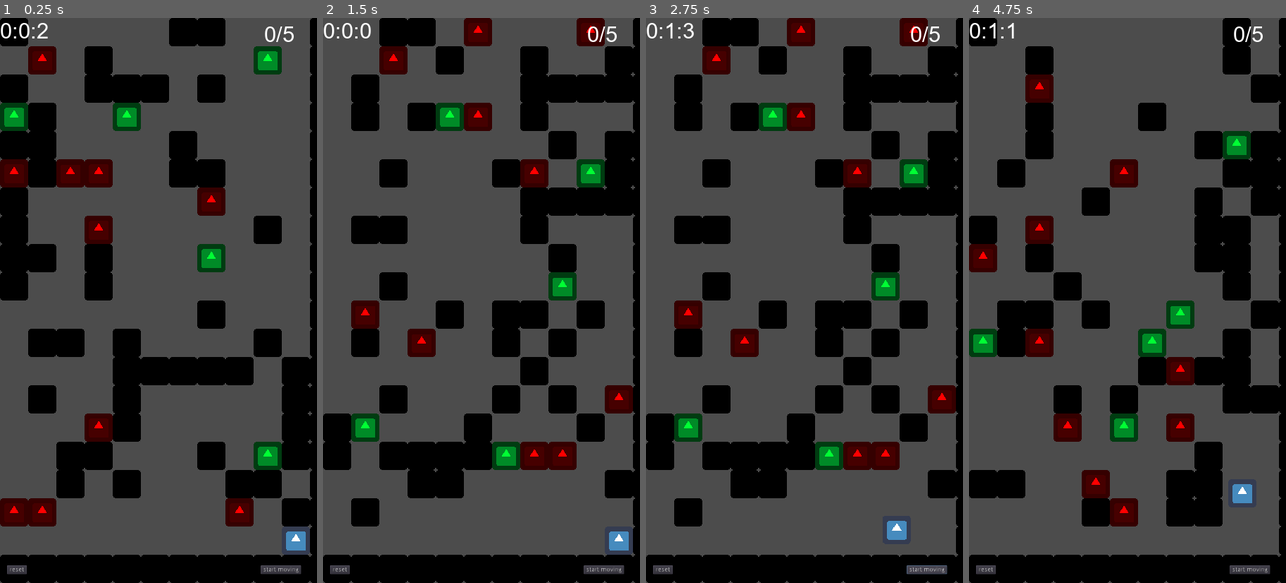
Above: before the commit, frames 1-4 (left to right).
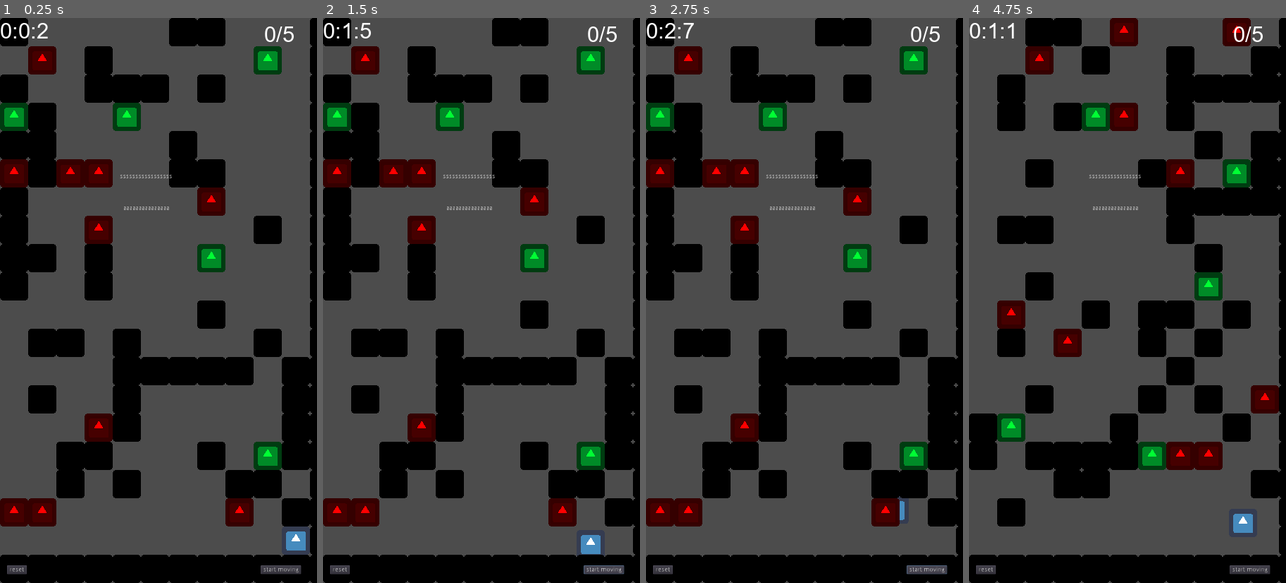
Above: after the commit, the same moments.

Repository: salimHarthi/mobile_game
Game: Godot game, scene res://map/Map.tscn
Two runs of this game, one before a commit and one after it. Both use one fixed random seed, a clock stepped at 60 frames per second and the inputs below. The engine's default icon, where the game draws it, is replaced by a stand-in: a white triangle on a blue panel in a dark square.
Inputs (mouse positions are in pixels of both pictures, inside the frame that each line leads up to):
- Up to frame 1 (0.25 s): no input
- Up to frame 2 (1.5 s): click "start moving" at 0.5 s; click "start moving" at 1.25 s
- Up to frame 3 (2.75 s): click "start moving" at 2 s
- Up to frame 4 (4.75 s): click "reset" at 2.75 s; click "reset" at 3.5 s; move the mouse to (1022, 34) at 4.27 s; click (1022, 34) at 4.42 s

The runs differ from the first frame. In frame 1, 0.1% of the frame differs, in the area x 37-55%, y 27-34%; in frame 2, 46%, in the area x 0-98%, y 0-99%; in frame 3, 46%; in frame 4, 42%.

Commit message:
adding a score bored

Diff:
--- a/map/Map.gd
+++ b/map/Map.gd
@@ -5,8 +5,6 @@
 export(float,0,1) var prob_of_getting_tile = 0.06
 onready var good = preload("res://tiles/good.tscn")
 onready var denger_blocs = preload("res://tiles/denger_blocs.tscn")
-onready var timerText = preload("res://map/timerText.tscn")
-onready var score_bord = preload("res://assets/score.tscn")
 export(int) var max_number_of_good = 5
 export(int) var max_number_of_denger = 10
 var _points_collected = 0
@@ -110,6 +108,7 @@
 
 				var b = denger_blocs.instance()
 				b.global_position = (walker*CellSize)+(CellSize/2)
+				b.connect('_on_end_game', $scoreBord, '_show_game_end')
 				add_child(b)
 				borders.set_cellv(b.global_position, -1)
 				count+=1
--- a/map/Map.tscn
+++ b/map/Map.tscn
@@ -10,6 +10,7 @@
 [ext_resource path="res://assets/arial.ttf" type="DynamicFontData" id=8]
 [ext_resource path="res://assets/score.gd" type="Script" id=9]
 [ext_resource path="res://map/timerText.tscn" type="PackedScene" id=10]
+[ext_resource path="res://map/scoreBord.tscn" type="PackedScene" id=11]
 
 [sub_resource type="DynamicFont" id=2]
 size = 50
@@ -60,6 +61,12 @@
 margin_bottom = 72.0
 custom_fonts/normal_font = SubResource( 1 )
 
+[node name="scoreBord" parent="." instance=ExtResource( 11 )]
+margin_left = 120.0
+margin_top = 288.0
+margin_right = 632.0
+margin_bottom = 672.0
+
 [connection signal="mypath_created" from="lineDrawer" to="player" method="_on_lineDrawer_mypath_created"]
 [connection signal="pressed" from="move" to="player" method="_on_move_pressed"]
 [connection signal="pressed" from="move" to="lineDrawer" method="_on_move_pressed"]
--- /dev/null
+++ b/map/scoreBord.gd
@@ -0,0 +1,19 @@
+extends Control
+
+onready var denger_blocs = preload("res://tiles/denger_blocs.tscn")
+# Declare member variables here. Examples:
+# var a = 2
+# var b = "text"
+
+
+
+func _ready():
+	pass # Replace with function body.
+
+
+func _show_game_end():
+	print("game end")
+
+# Called every frame. 'delta' is the elapsed time since the previous frame.
+#func _process(delta):
+#	pass
--- /dev/null
+++ b/map/scoreBord.tscn
@@ -0,0 +1,22 @@
+[gd_scene load_steps=2 format=2]
+
+[ext_resource path="res://map/scoreBord.gd" type="Script" id=1]
+
+[node name="scoreBord" type="Control"]
+margin_right = 512.0
+margin_bottom = 384.0
+script = ExtResource( 1 )
+
+[node name="Label" type="Label" parent="."]
+margin_left = 152.0
+margin_top = 64.0
+margin_right = 336.0
+margin_bottom = 128.0
+text = "sssssssssssssssss"
+
+[node name="Label2" type="Label" parent="."]
+margin_left = 160.0
+margin_top = 136.0
+margin_right = 360.0
+margin_bottom = 192.0
+text = "aaaaaaaaaaaaaaa"
--- a/tiles/denger_blocs.gd
+++ b/tiles/denger_blocs.gd
@@ -1,6 +1,6 @@
 extends Area2D
 
-
+signal _on_end_game()
 # Declare member variables here. Examples:
 # var a = 2
 # var b = "text"
@@ -18,6 +18,7 @@
 
 func _on_denger_blocs_body_entered(body):
 	if body is Player:
-		get_tree().reload_current_scene()
+		#get_tree().reload_current_scene()
+		emit_signal("_on_end_game")
 	if body is Bordar:
 		body.set_cellv(body.world_to_map(self.global_position),-1)
Not shown: 1 places in map/Map.tscn that only renumber resources
